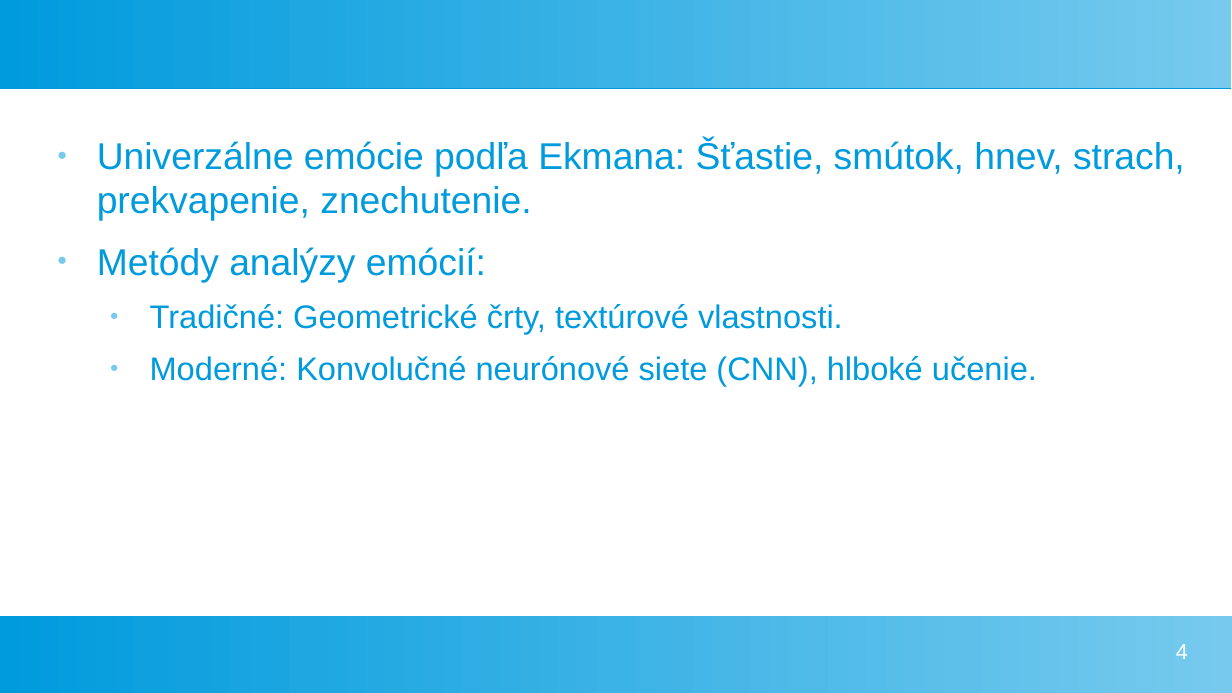
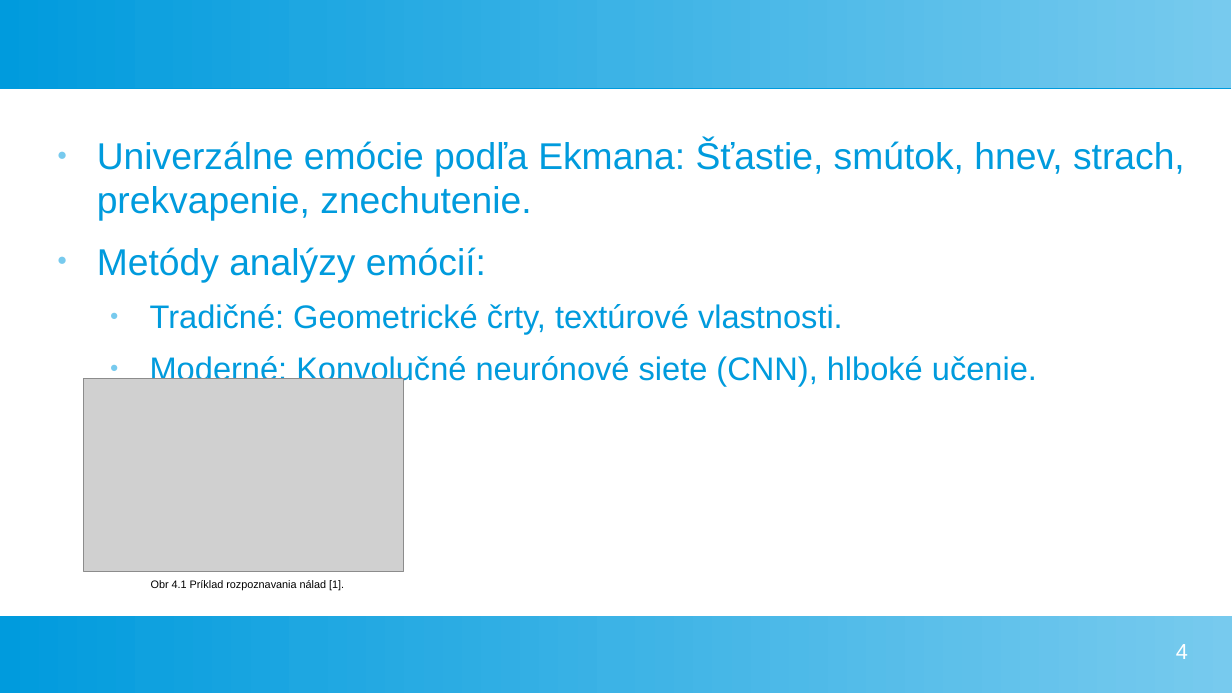
Before and after one commit to KocurMaros/master_thesis_practical, a slide deck: slide 4 of presentation.odp. Drawn at 1232x693 pixels with LibreOffice and Linux fonts; fonts in the diff are those of the drawing; grey boxes stand for pictures. Boxes give left, top, right and bottom in pixels: in the first picture for what was removed or moved away, otherwise in the second. Text is boxed around its words. In the diff, an @@ line names an element or a change of style, - is before the commit and + after.

Commit message:
presentation update

```diff
--- a/presentation.odp
+++ b/presentation.odp
@@ picture added at [84,379,404,572] @@
@@ text added at [151,580,344,590], 7 pt, text #000000 @@
+Obr 4.1 Príklad rozpoznavania nálad [1].
```
Also in this commit, not shown: 3 other slides changed, 2 slides added, 4 other files.
